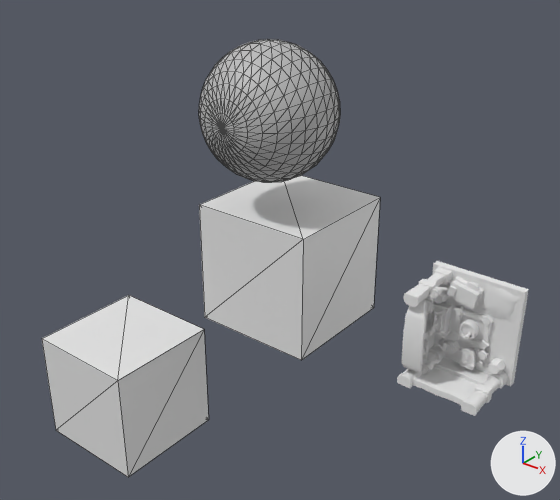
The glTF model scenes/Scene1.gltf as it was, and as the next commit left it.
Rendered twice from a 50 mm lens placed at (6.86, -8.83, 5.57), pointed at (0.1, -0.39, 0.33). Arrows for +X, +Y and +Z are at lower right; the lights stay in place. The first picture is the older version. Mesh edges are drawn as thin lines on the coarser meshes. Where no turn or scale is listed for an object, it has been applied to the vertices.
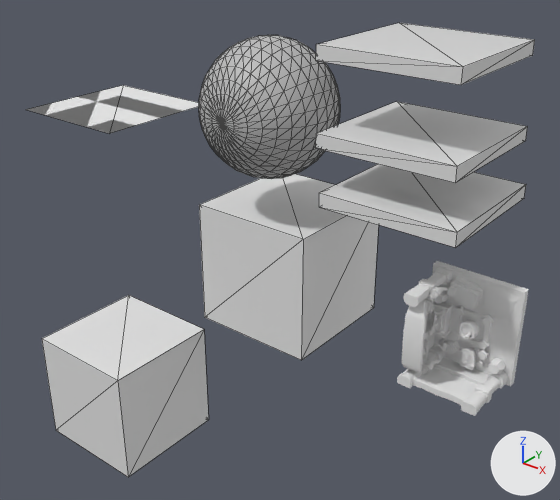
What changed in the scene script:
```text
Add mat_material_003:
    mat_material_003 = principled_material('Material.003')
    mat_material_003.base_color = (0.8, 0.8, 0.8)  # white #e7e7e7
    mat_material_003.roughness = 1.0
Add mat_material_002:
    mat_material_002 = principled_material('Material.002')
    mat_material_002.base_color = (0.8, 0.8, 0.8)  # white #e7e7e7
    mat_material_002.roughness = 0.0
Add me_plane_001:
    me_plane_001.from_pydata([(-1.0, 1.0, 0.0), (1.0, 1.0, 0.0), (-1.0, -1.0, 0.0), (1.0, -1.0, 0.0)], [], [(0, 2, 3), (0, 3, 1)])
    me_plane_001.materials.append(mat_material_003)  # its picture is missing
Add me_plane:
    me_plane.from_pydata([(-1.0, 1.0, 0.0), (1.0, 1.0, 0.0), (-1.0, -1.0, 0.0), (1.0, -1.0, 0.0)], [], [(0, 1, 3), (0, 3, 2)])
    me_plane.materials.append(mat_material_003)  # its picture is missing
Add me_cube_003:
    me_cube_003.from_pydata(...)  # a box spanning x -1.0..1.0, y -1.0..1.0, z -0.1..0.1
    me_cube_003.materials.append(mat_material_002)  # its picture is missing
Change ob_sphere:
    ob_sphere.location: (0.0, -0.5, 2.52) -> (0.0, -0.5, 2.58)
Add ob_plane_001:
    ob_plane_001 = bpy.data.objects.new('Plane.001', me_plane_001)
    ob_plane_001.location = (-2.73, -1.0, 2.23)
Add ob_plane:
    ob_plane = bpy.data.objects.new('Plane', me_plane)
    ob_plane.location = (-2.73, -1.0, 2.23)
Add ob_cube_004:
    ob_cube_004 = bpy.data.objects.new('Cube.004', me_cube_003)
    ob_cube_004.location = (2.3, -0.05, 1.68)
Add ob_cube_003:
    ob_cube_003 = bpy.data.objects.new('Cube.003', me_cube_003.copy())
    ob_cube_003.location = (2.07, 0.12, 3.55)
Add ob_cube_002:
    ob_cube_002 = bpy.data.objects.new('Cube.002', me_cube_003.copy())
    ob_cube_002.location = (2.18, 0.0, 2.46)
```

Boxes [x1, y1, x2, y2] around the edits, measured in the pictures (560 x 500 px):
'Sphere', moved
    before: [199, 39, 340, 182]
    after: [199, 35, 340, 179]
'Cube.002', added
    after: [316, 102, 528, 183]
'Cube.004', added
    after: [319, 164, 526, 248]
'Cube.003', added
    after: [316, 23, 535, 85]
'Plane', added
    after: [26, 85, 123, 133]
'Plane.001', added
    after: [109, 85, 199, 134]
